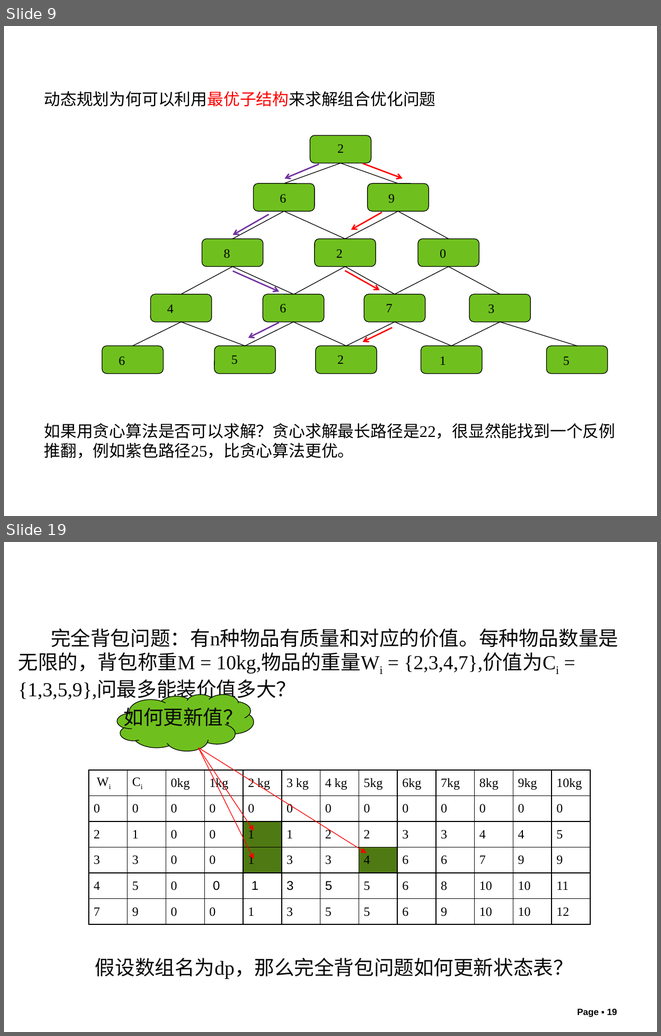
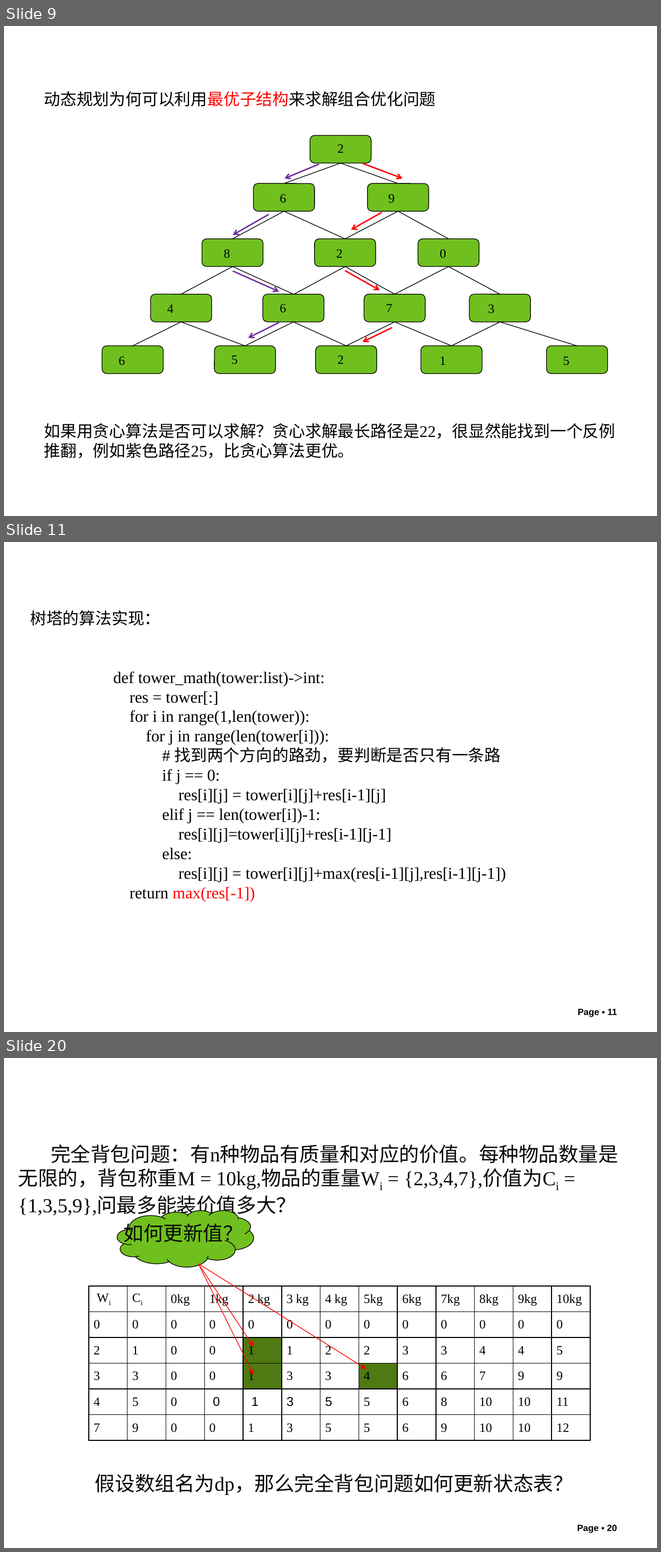
Before and after one commit to liutongling/DP, a slide deck: file/第5章 动态规划法.pptx. Shown one above the other, each under a label of ours: slides 9 and 19 before the commit, slides 9, 11 and 20 after it; the slides between them are not shown. The pictures are 661x1036 and 661x1552 pixels, drawn with LibreOffice and Linux fonts; fonts in the diff are those of the drawing; background and template pictures are left out. Boxes give left, top, right and bottom in pixels: in the first picture for what was removed or moved away, otherwise in the second. Text is boxed around its words. In the diff, an @@ line names an element or a change of style, - is before the commit and + after.

```diff
--- a/file/第5章 动态规划法.pptx
+++ b/file/第5章 动态规划法.pptx
@@ slide 11 added at <box>4,542,657,1032</box>, background #FFFFFF @@
@@ text added at <box>30,610,160,626</box>, 18 pt, text #000000 @@
+树塔的算法实现：
@@ text added at <box>113,671,506,901</box>, 18 pt, text #000000 @@
+def tower_math(tower:list)->int:
+res = tower[:]
+for i in range(1,len(tower)):
+for j in range(len(tower[i])):
+# 找到两个方向的路劲，要判断是否只有一条路
+if j == 0:
+res[i][j] = tower[i][j]+res[i-1][j]
+elif j == len(tower[i])-1:
+res[i][j]=tower[i][j]+res[i-1][j-1]
+else:
+res[i][j] = tower[i][j]+max(res[i-1][j],res[i-1][j-1])
+return max(res[-1])
@@ page number added at <box>577,1008,617,1017</box>, 10 pt, text #000000, bold @@
+Page ▪ 11
@@ what was slide 19 is now slide 20 @@
@@ page number at <box>577,1524,617,1533</box>: text changed @@
-Page ▪ 19
+Page ▪ 20
```
Also in this commit, not shown: 6 slides changed, 4 other slides added, 4 slides removed.
